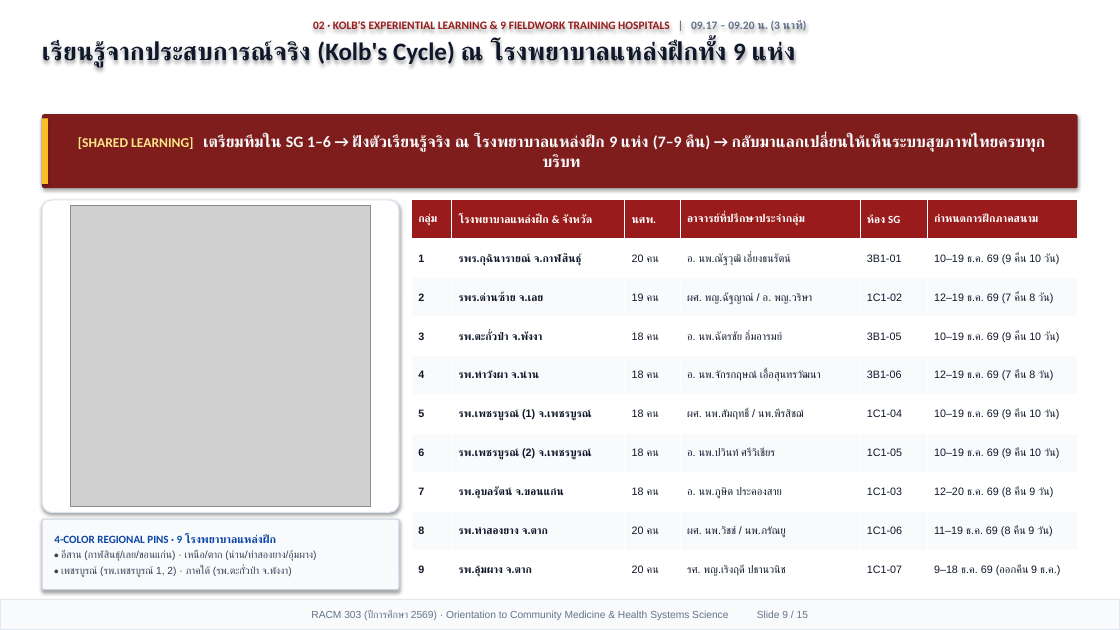
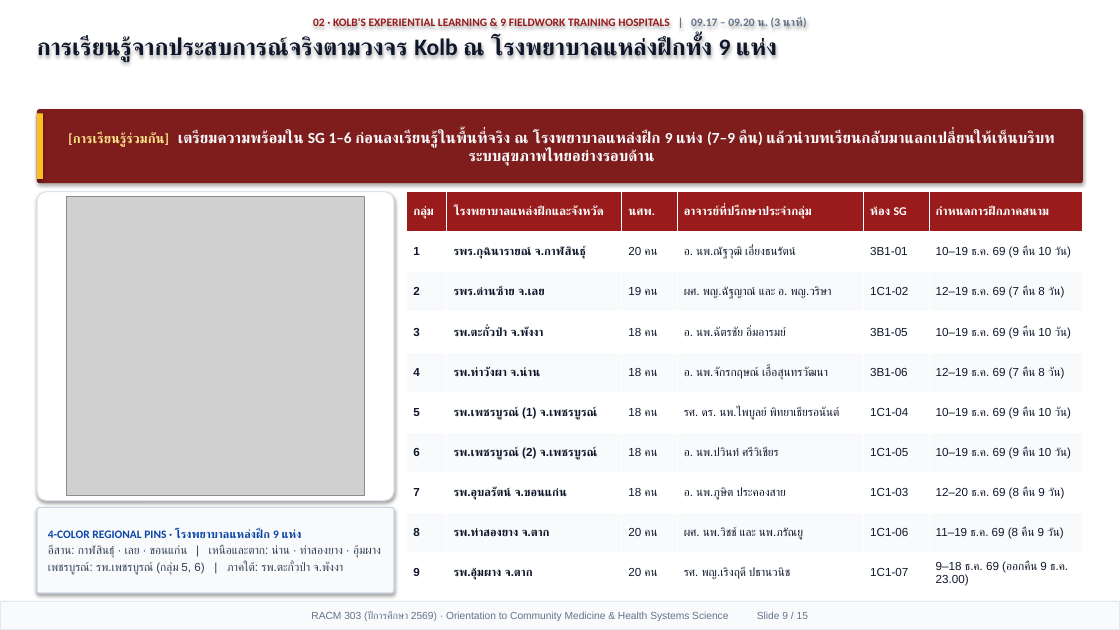
Before and after one commit to smartwoo/racm303-2569-faculty-member, a slide deck: slide 9 of exports/pptx/RACM303_2569_Orientation_Slides.pptx. Drawn at 1120x630 pixels with LibreOffice and Linux fonts; fonts in the diff are those of the drawing; grey boxes stand for pictures. Boxes give left, top, right and bottom in pixels: in the first picture for what was removed or moved away, otherwise in the second. Text is boxed around its words. In the diff, an @@ line names an element or a change of style, - is before the commit and + after.

```diff
--- a/exports/pptx/RACM303_2569_Orientation_Slides.pptx
+++ b/exports/pptx/RACM303_2569_Orientation_Slides.pptx
@@ text at (x1=37, y1=36, x2=777, y2=62): text changed; size 21.5 to 20.2 pt @@
-เรียนรู้จากประสบการณ์จริง (Kolb's Cycle) ณ โรงพยาบาลแหล่งฝึกทั้ง 9 แห่ง
+การเรียนรู้จากประสบการณ์จริงตามวงจร Kolb ณ โรงพยาบาลแหล่งฝึกทั้ง 9 แห่ง
@@ rectangle moved from (x1=42, y1=118, x2=48, y2=184) to (x1=37, y1=113, x2=43, y2=179) @@
@@ rounded rectangle "[การเรียนรู้ร่วมกัน] เตรียมความพร้อมใน SG 1–6 ก่อนลงเรียนรู้ ..." resized from (x1=42, y1=114, x2=1078, y2=188) to (x1=37, y1=109, x2=1083, y2=183) @@
@@ text in rounded rectangle at (x1=68, y1=130, x2=1054, y2=166): text changed; size 13.6 to 13.2 pt @@
-[SHARED LEARNING] เตรียมทีมใน SG 1–6 → ฝังตัวเรียนรู้จริง ณ โรงพยาบาลแหล่งฝึก 9 แห่ง (7–9 คืน) → กลับมาแลกเปลี่ยนให้เห็นระบบสุขภาพไทยครบทุกบริบท
+[การเรียนรู้ร่วมกัน] เตรียมความพร้อมใน SG 1–6 ก่อนลงเรียนรู้ในพื้นที่จริง ณ โรงพยาบาลแหล่งฝึก 9 แห่ง (7–9 คืน) แล้วนำบทเรียนกลับมาแลกเปลี่ยนให้เห็นบริบทระบบสุขภาพไทยอย่างรอบด้าน
@@ rounded rectangle resized from (x1=42, y1=200, x2=399, y2=513) to (x1=37, y1=192, x2=394, y2=501) @@
@@ picture moved from (x1=71, y1=206, x2=371, y2=507) to (x1=66, y1=197, x2=365, y2=496) @@
@@ table at (x1=407, y1=192, x2=1083, y2=593) @@
-row 1, column 2: โรงพยาบาลแหล่งฝึก & จังหวัด
+row 1, column 2: โรงพยาบาลแหล่งฝึกและจังหวัด
-row 3, column 4: ผศ. พญ.ฉัฐญาณ์ / อ. พญ.วริษา
+row 3, column 4: ผศ. พญ.ฉัฐญาณ์ และ อ. พญ.วริษา
-row 6, column 4: ผศ. นพ.สัมฤทธิ์ / นพ.พีรสิชฌ์
+row 6, column 4: รศ. ดร. นพ.ไพบูลย์ พิทยาเธียรอนันต์
-row 9, column 4: ผศ. นพ.วิชช์ / นพ.ภรัณยู
+row 9, column 4: ผศ. นพ.วิชช์ และ นพ.ภรัณยู
-row 10, column 6: 9–18 ธ.ค. 69 (ออกคืน 9 ธ.ค.)
+row 10, column 6: 9–18 ธ.ค. 69 (ออกคืน 9 ธ.ค. 23.00)
@@ size 9.4 to 10.2 pt in "กลุ่ม", "นศพ.", "อาจารย์ที่ปรึกษาประจำกลุ่ม", "ห้อง SG" and 1 more places @@
@@ size 9.2 to 10 pt in "1", "รพร.กุฉินารายณ์ จ.กาฬสินธุ์", "20 คน", "อ. นพ.ณัฐวุฒิ เอี่ยงธนรัตน์" and 46 more places @@
@@ table resized from (x1=412, y1=200, x2=1078, y2=590) to (x1=407, y1=192, x2=1083, y2=593) @@
@@ rounded rectangle "4-COLOR REGIONAL PINS · โรงพยาบาลแหล่งฝึก ..." resized from (x1=42, y1=519, x2=399, y2=590) to (x1=37, y1=507, x2=394, y2=593) @@
@@ text in rounded rectangle at (x1=48, y1=529, x2=381, y2=575): text changed; size 8.8 to 10 pt @@
-4-COLOR REGIONAL PINS · 9 โรงพยาบาลแหล่งฝึก
-• อีสาน (กาฬสินธุ์/เลย/ขอนแก่น) · เหนือ/ตาก (น่าน/ท่าสองยาง/อุ้มผาง)
-• เพชรบูรณ์ (รพ.เพชรบูรณ์ 1, 2) · ภาคใต้ (รพ.ตะกั่วป่า จ.พังงา)
+4-COLOR REGIONAL PINS · โรงพยาบาลแหล่งฝึก 9 แห่ง
+อีสาน: กาฬสินธุ์ · เลย · ขอนแก่น | เหนือและตาก: น่าน · ท่าสองยาง · อุ้มผาง
+เพชรบูรณ์: รพ.เพชรบูรณ์ (กลุ่ม 5, 6) | ภาคใต้: รพ.ตะกั่วป่า จ.พังงา
```
Also in this commit, not shown: 13 other slides changed, 1 slide added, 1 slide removed, 5 other files.
